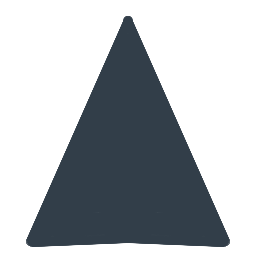
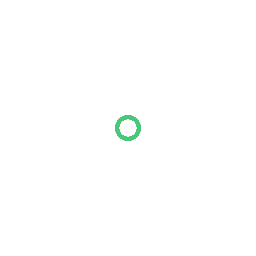
The second w=256, h=256 image is a revision of the first. Changes to its layers:
added layer "Paint Layer 5" above "Paint Layer 4" over [26, 16, 230, 247]
added layer "Paint Layer 4" above "Paint Layer 3" over [64, 64, 192, 192]
hid "Paint Layer 3" over [26, 16, 230, 247]
hid "Layer 2" over [26, 16, 230, 247]
